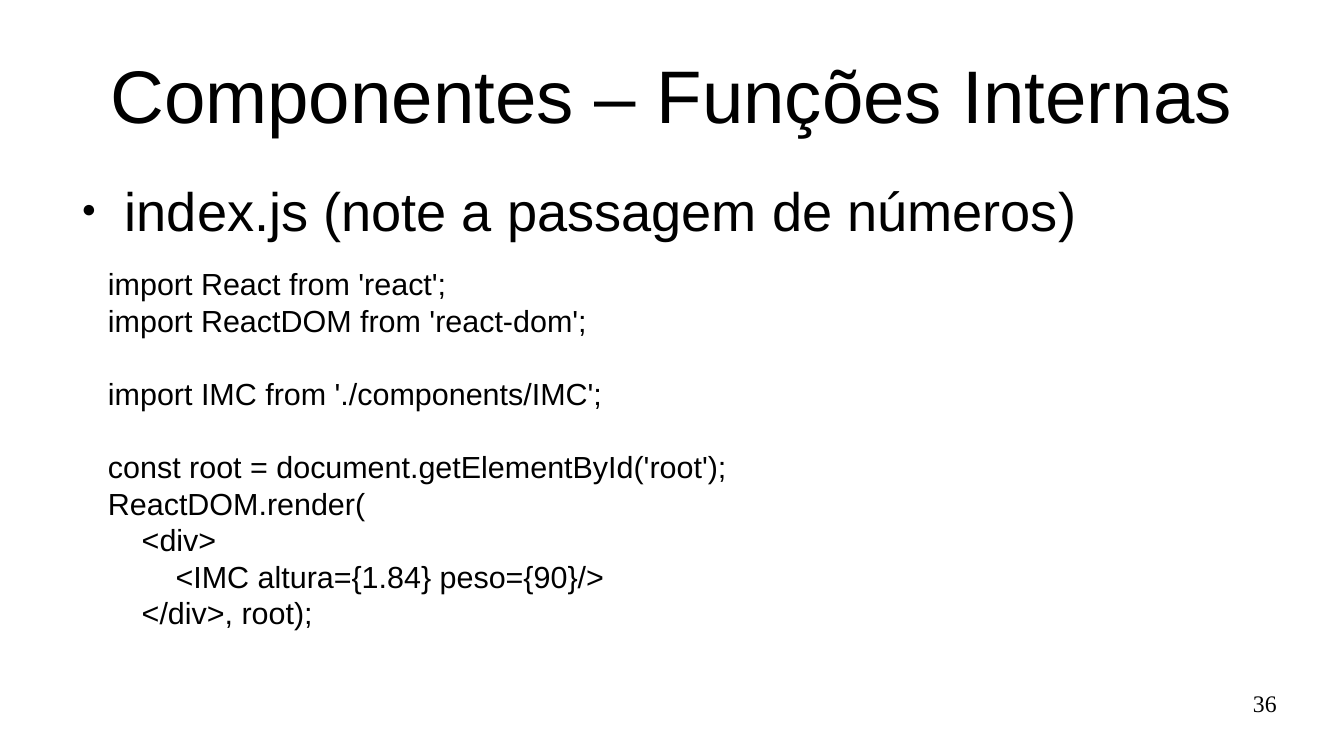
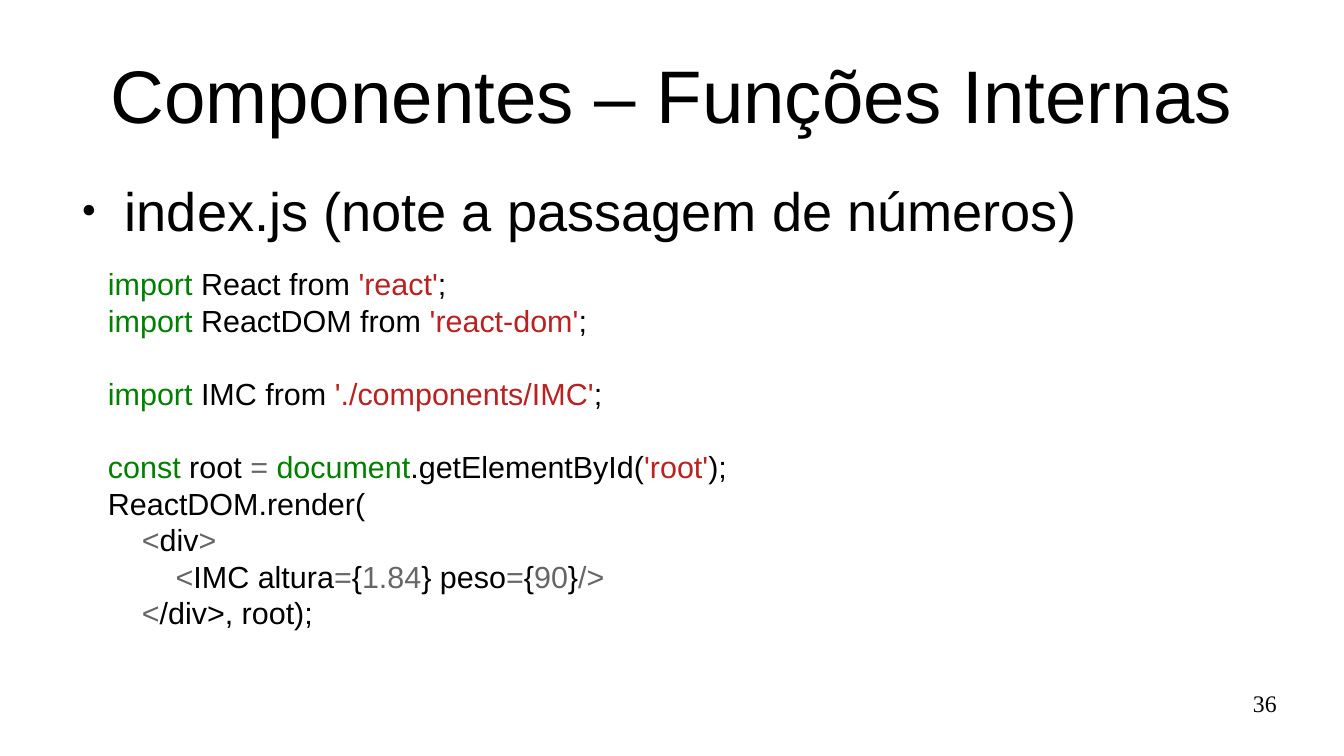
Before and after one commit to Marques-Dev/WEB_2020-1, a slide deck: slide 36 of SLIDES/aula01.odp. Drawn at 1344x756 pixels with LibreOffice and Linux fonts; fonts in the diff are those of the drawing. Boxes give left, top, right and bottom in pixels: in the first picture for what was removed or moved away, otherwise in the second. Text is boxed around its words. In the diff, an @@ line names an element or a change of style, - is before the commit and + after.

```diff
--- a/SLIDES/aula01.odp
+++ b/SLIDES/aula01.odp
@@ text at [108, 273, 727, 630]: text colour #000000 to #008000 in "import", "import", "import", "const document.getElementById('root');"; text colour #000000 to #BA2121 in "'react';", "'react-dom';", "'./components/IMC';", "document.getElementById('root');"; text colour #000000 to #666666 in "=", "<div>", "<IMC altura={1.84} peso={90}/>", "</div>," @@
```
Also in this commit, not shown: 9 other slides changed, 8 slides added, 5 slides removed, 5 other files.
